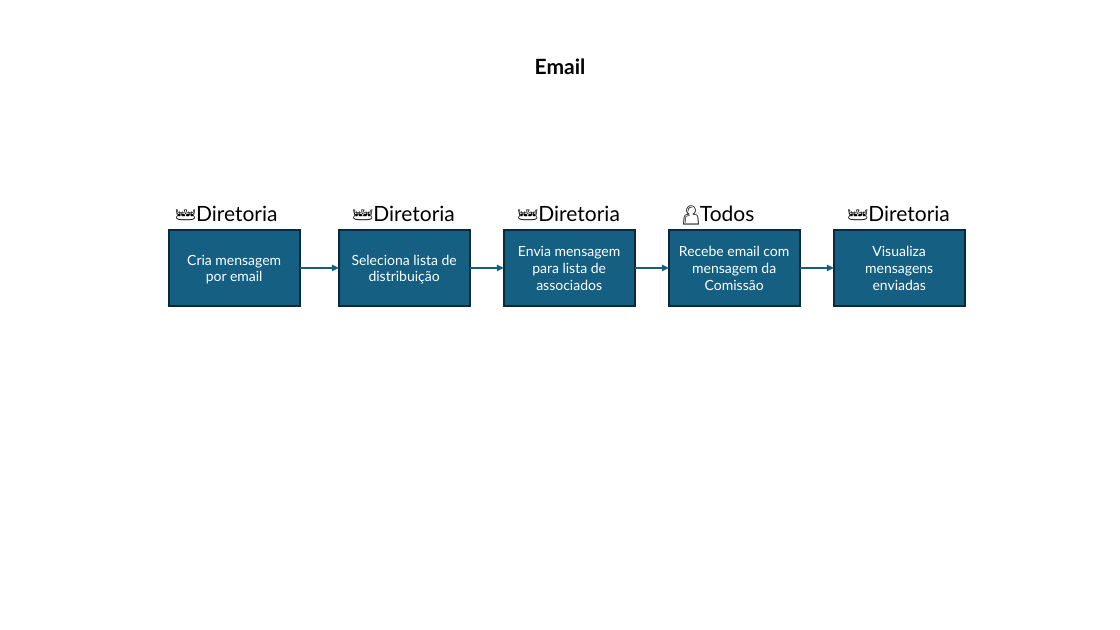
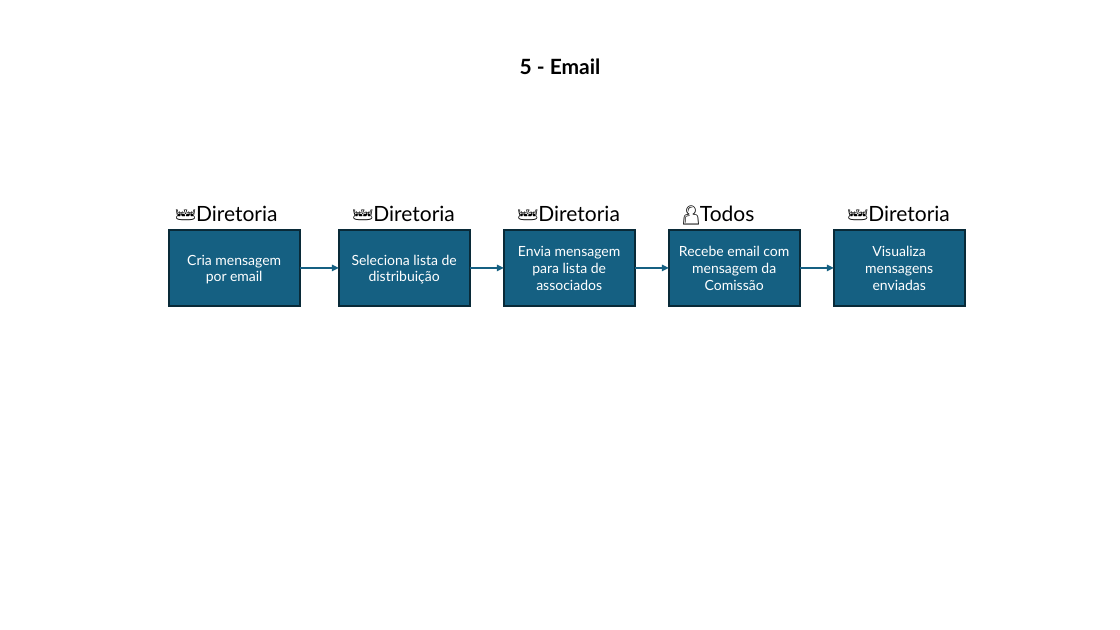
Before and after one commit to luiz-quintino/paraninfo, a slide deck: slide 38 of Paraninfo.pptx (slide 18 before the commit). Drawn at 1120x630 pixels with LibreOffice and Linux fonts; fonts in the diff are those of the drawing. Boxes give left, top, right and bottom in pixels: in the first picture for what was removed or moved away, otherwise in the second. Text is boxed around its words. In the diff, an @@ line names an element or a change of style, - is before the commit and + after.

Commit message:
0.6.0 improved email and added president to all messages

```diff
--- a/Paraninfo.pptx
+++ b/Paraninfo.pptx
@@ text at bbox=[520, 58, 601, 74]: text changed @@
-Email
+5 - Email
```
Also in this commit, not shown: 14 other slides changed, 7 slides added, 1 slide removed, 8 other files.
